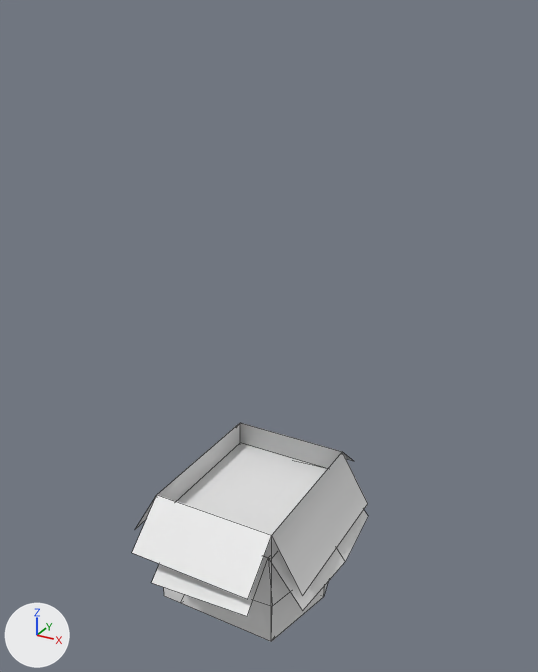
The FBX model Assets/Raw/Furniture/box/box.fbx: old version first, new version second.
Both versions are drawn from a 50 mm camera at (0.943, -1.622, 1.636) aimed at (0.038, 0.025, 0.812). The lights are fixed; the arrows at lower left show +X, +Y and +Z. The older version comes first. Mesh edges are drawn as thin lines. Where no turn or scale is listed for an object, it has been applied to the vertices.

Names of what the first picture shows: 'box_1', 'box_1_broken'.
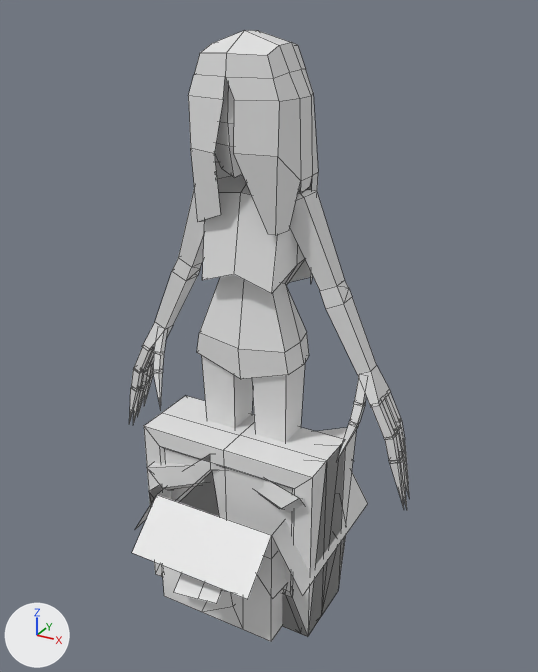
Changed parts and their boxes [x1, y1, x2, y2] in the pictures (538 x 672 px):
```json
{"object": "Cube.001", "change": "added", "after": [129, 30, 409, 508]}
{"object": "TV", "change": "added", "after": [144, 396, 345, 636]}
{"object": "box_1_broken", "change": "reshaped", "before": [152, 466, 368, 642], "after": [174, 573, 288, 623]}
{"object": "TV_broken_1", "change": "added", "after": [149, 428, 357, 637]}
{"object": "TV_broken_2", "change": "added", "after": [147, 463, 346, 614], "on screen": "mostly hidden"}
```

Scene script edits in JSON lines:
```json
{"op": "add", "block": "mat_tv_texture_broken", "code": ["mat_tv_texture_broken = principled_material('tv_texture_broken')", "mat_tv_texture_broken.base_color = (0.8, 0.8, 0.8)  # white #e7e7e7"]}
{"op": "add", "block": "mat_tv_texture", "code": ["mat_tv_texture = principled_material('tv_texture')", "mat_tv_texture.base_color = (0.8, 0.8, 0.8)  # white #e7e7e7"]}
{"op": "add", "block": "mat_witch", "code": ["mat_witch = principled_material('WITCH')", "mat_witch.base_color = (0.8, 0.8, 0.8)  # white #e7e7e7", "mat_witch.roughness = 0.4"]}
{"block": "me_cube_007", "where": "# used by ob_box_1_broken; location = (0.0, 0.0, 0.0)"}
{"op": "remove", "block": "me_cube_007", "code": "me_cube_007.from_pydata(...)  # 28 vertices, 20 faces; spans x -0.216..0.305, y -0.357..0.346, z 0.0..0.298"}
{"op": "add", "block": "me_cube_007", "code": "me_cube_007.from_pydata(...)  # 37 vertices, 28 faces; spans x -0.14..0.213, y -0.357..0.346, z 0.0..0.298"}
{"block": "me_cube_007", "change": "me_cube_007 part 1: the whole mesh is rebuilt"}
{"op": "add", "block": "me_cube_003", "code": ["me_cube_003 = bpy.data.meshes.new('Cube.003')", "me_cube_003.from_pydata(...)  # 57 vertices, 54 faces; spans x -0.269..0.269, y -0.193..0.233, z 0.0..0.485", "me_cube_003.materials.append(mat_tv_texture_broken)  # white #e7e7e7"]}
{"op": "add", "block": "me_cube_002", "code": ["me_cube_002 = bpy.data.meshes.new('Cube.002')", "me_cube_002.from_pydata(...)  # 41 vertices, 38 faces; spans x -0.269..0.269, y -0.165..0.214, z 0.0..0.539", "me_cube_002.materials.append(mat_tv_texture_broken)  # white #e7e7e7"]}
{"op": "add", "block": "me_cube", "code": ["me_cube = bpy.data.meshes.new('Cube')", "me_cube.from_pydata(...)  # 41 vertices, 38 faces; spans x -0.269..0.269, y -0.165..0.214, z 0.0..0.539", "me_cube.materials.append(mat_tv_texture)  # white #e7e7e7"]}
{"op": "add", "block": "me_cube_001", "code": ["me_cube_001 = bpy.data.meshes.new('Cube.001')", "me_cube_001.from_pydata(...)  # 525 vertices, 570 faces; spans x -0.47..0.47, y -0.16..0.15, z 0.0..1.59", "me_cube_001.materials.append(mat_witch)  # white #e7e7e7"]}
{"op": "add", "block": "ob_tv_broken_2", "code": ["ob_tv_broken_2 = bpy.data.objects.new('TV_broken_2', me_cube_003)", "ob_tv_broken_2.location = (0.0, 0.0, 0.0)"]}
{"op": "add", "block": "ob_tv_broken_1", "code": ["ob_tv_broken_1 = bpy.data.objects.new('TV_broken_1', me_cube_002)", "ob_tv_broken_1.location = (0.0, 0.0, 0.0)"]}
{"op": "add", "block": "ob_tv", "code": ["ob_tv = bpy.data.objects.new('TV', me_cube)", "ob_tv.location = (0.0, 0.0, 0.0)"]}
{"op": "add", "block": "ob_cube_001", "code": ["ob_cube_001 = bpy.data.objects.new('Cube.001', me_cube_001)", "ob_cube_001.location = (0.0, 0.0, 0.0)"]}
```
